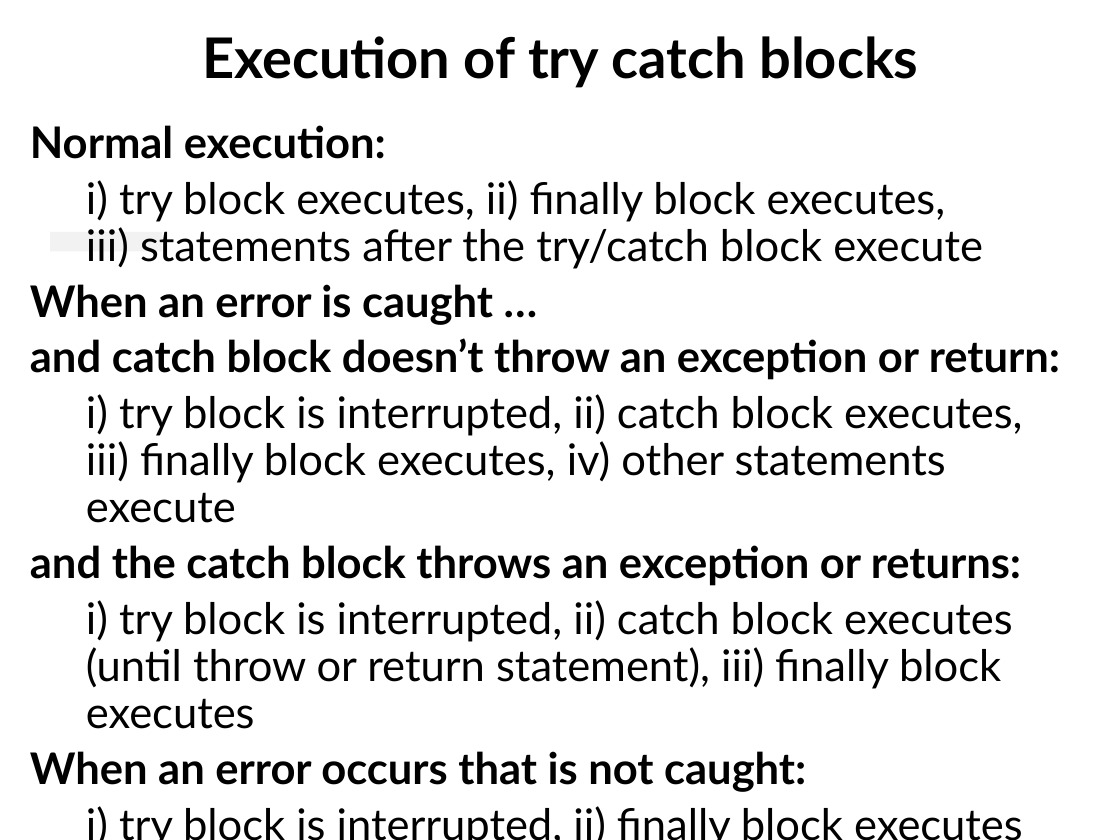
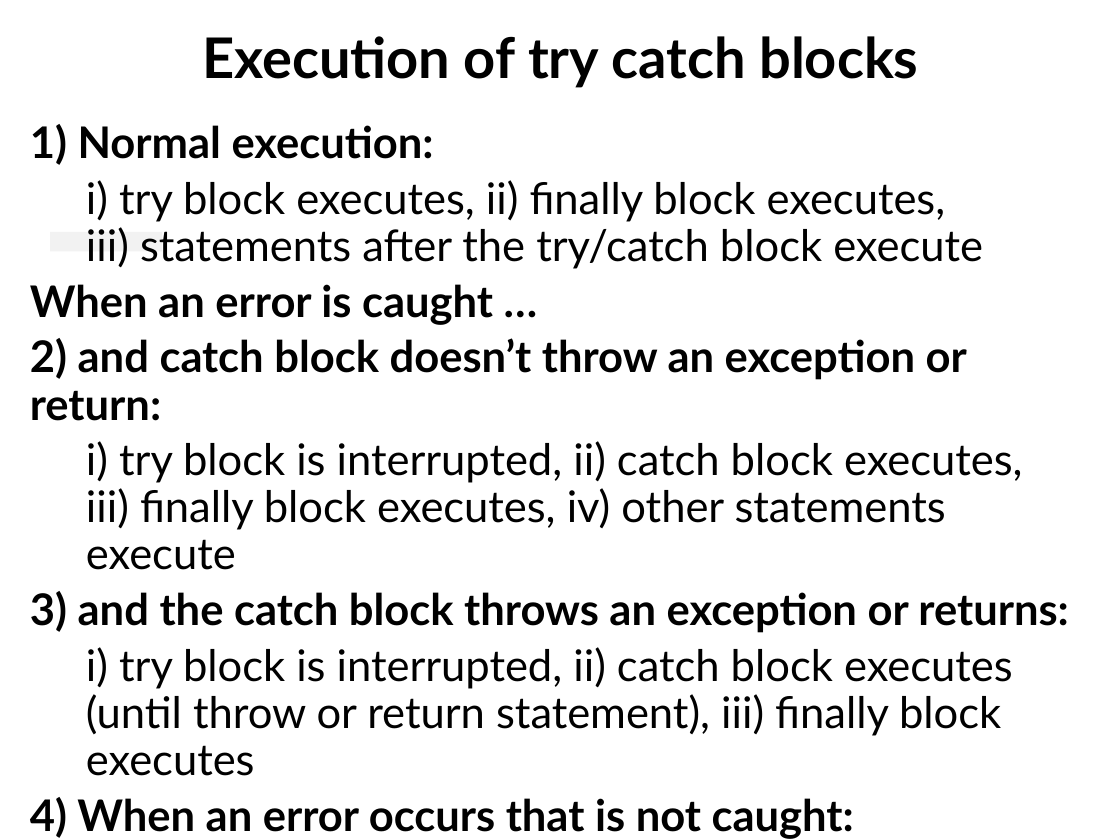
Before and after one commit to Cy-FairCS/cs3, a slide deck: slide 30 of u02d_exceptions/notes/a_Java Exceptions.pptx. Drawn at 1120x840 pixels with LibreOffice and Linux fonts; fonts in the diff are those of the drawing. Boxes give left, top, right and bottom in pixels: in the first picture for what was removed or moved away, otherwise in the second. Text is boxed around its words. In the diff, an @@ line names an element or a change of style, - is before the commit and + after.

Commit message:
Updated exceptions ppts

```diff
--- a/u02d_exceptions/notes/a_Java Exceptions.pptx
+++ b/u02d_exceptions/notes/a_Java Exceptions.pptx
@@ text at [30, 124, 434, 165]: text changed @@
-Normal execution:
+1) Normal execution:
@@ text at [30, 338, 967, 421]: text changed @@
-and catch block doesn’t throw an exception or return:
+2) and catch block doesn’t throw an exception or return:
@@ text at [30, 591, 1068, 633]: text changed @@
-and the catch block throws an exception or returns:
+3) and the catch block throws an exception or returns:
@@ text at [30, 797, 854, 839]: text changed @@
-When an error occurs that is not caught:
+4) When an error occurs that is not caught:
```
Also in this commit, not shown: 4 other slides changed, 5 slides added, 2 slides removed, 1 other file.
